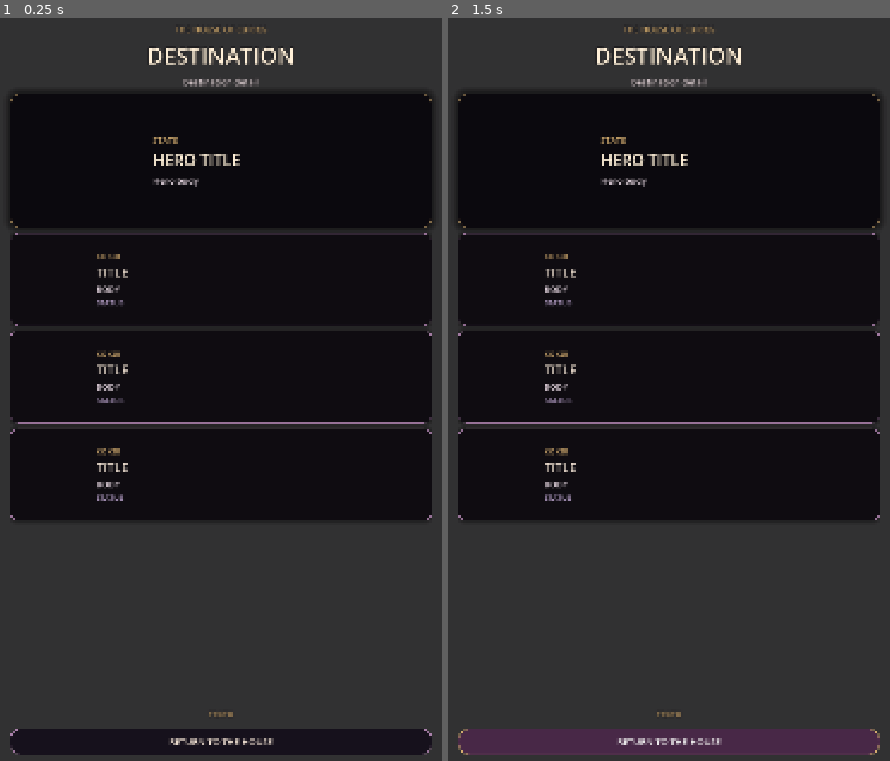
Above: before the commit, frames 1-2 (left to right).
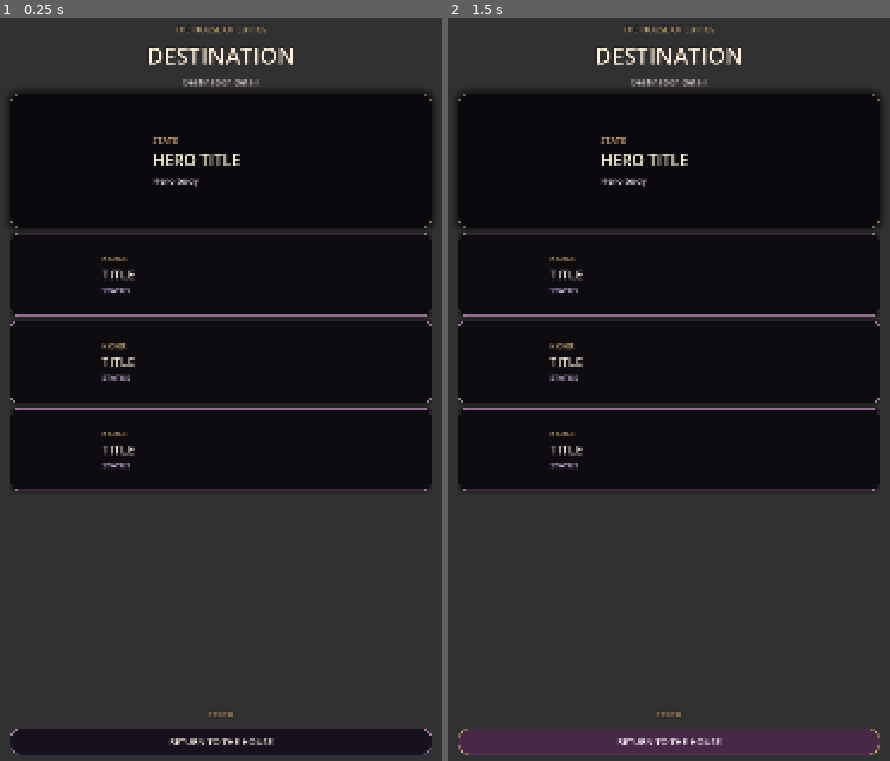
Above: after the commit, the same moments.

Repository: Jay-prodesign/akilta-match3
Game: Godot game, scene res://src/ui/meta/meta_destination_screen.tscn
The game is run twice, just before and just after one commit, with the same random seed, the same clock (stepped at 60 frames per second) and the same inputs. This scene is started directly instead of the project's main scene.
Inputs (mouse positions are in pixels of both pictures, inside the frame that each line leads up to):
- Up to frame 1 (0.25 s): no input
- Up to frame 2 (1.5 s): tap Enter at 0.5 s; move the mouse to (766, 367) at 0.52 s; click (766, 367) at 0.67 s; click "RETURN TO THE HOUSE" at 1.25 s

The runs differ from the first frame. In frame 1, 5.9% of the frame differs, in the area x 2-98%, y 31-68%; in frame 2, 5.9%.

Commit message:
Reduce secondary destination text density

Diff:
--- a/src/ui/meta/meta_destination_screen.tscn
+++ b/src/ui/meta/meta_destination_screen.tscn
@@ -337,7 +337,7 @@
 theme_override_constants/separation = 12
 
 [node name="Card1" type="PanelContainer" parent="FeatureLayout/CardScroll/Cards"]
-custom_minimum_size = Vector2(0, 222)
+custom_minimum_size = Vector2(0, 198)
 layout_mode = 2
 theme_override_styles/panel = SubResource("Card")
 
@@ -346,7 +346,7 @@
 theme_override_constants/separation = 18
 
 [node name="Art" type="TextureRect" parent="FeatureLayout/CardScroll/Cards/Card1/Row"]
-custom_minimum_size = Vector2(170, 170)
+custom_minimum_size = Vector2(185, 168)
 layout_mode = 2
 expand_mode = 1
 stretch_mode = 5
@@ -371,6 +371,7 @@
 text = "TITLE"
 
 [node name="Body" type="Label" parent="FeatureLayout/CardScroll/Cards/Card1/Row/Copy"]
+visible = false
 layout_mode = 2
 theme_override_colors/font_color = Color(0.90, 0.84, 0.88, 1)
 theme_override_colors/font_outline_color = Color(0.02, 0.014, 0.028, 0.96)
@@ -389,7 +390,7 @@
 autowrap_mode = 2
 
 [node name="Card2" type="PanelContainer" parent="FeatureLayout/CardScroll/Cards"]
-custom_minimum_size = Vector2(0, 222)
+custom_minimum_size = Vector2(0, 198)
 layout_mode = 2
 theme_override_styles/panel = SubResource("Card")
 
@@ -398,7 +399,7 @@
 theme_override_constants/separation = 18
 
 [node name="Art" type="TextureRect" parent="FeatureLayout/CardScroll/Cards/Card2/Row"]
-custom_minimum_size = Vector2(170, 170)
+custom_minimum_size = Vector2(185, 168)
 layout_mode = 2
 expand_mode = 1
 stretch_mode = 5
@@ -423,6 +424,7 @@
 text = "TITLE"
 
 [node name="Body" type="Label" parent="FeatureLayout/CardScroll/Cards/Card2/Row/Copy"]
+visible = false
 layout_mode = 2
 theme_override_colors/font_color = Color(0.90, 0.84, 0.88, 1)
 theme_override_colors/font_outline_color = Color(0.02, 0.014, 0.028, 0.96)
@@ -441,7 +443,7 @@
 autowrap_mode = 2
 
 [node name="Card3" type="PanelContainer" parent="FeatureLayout/CardScroll/Cards"]
-custom_minimum_size = Vector2(0, 222)
+custom_minimum_size = Vector2(0, 198)
 layout_mode = 2
 theme_override_styles/panel = SubResource("Card")
 
@@ -450,7 +452,7 @@
 theme_override_constants/separation = 18
 
 [node name="Art" type="TextureRect" parent="FeatureLayout/CardScroll/Cards/Card3/Row"]
-custom_minimum_size = Vector2(170, 170)
+custom_minimum_size = Vector2(185, 168)
 layout_mode = 2
 expand_mode = 1
 stretch_mode = 5
@@ -475,6 +477,7 @@
 text = "TITLE"
 
 [node name="Body" type="Label" parent="FeatureLayout/CardScroll/Cards/Card3/Row/Copy"]
+visible = false
 layout_mode = 2
 theme_override_colors/font_color = Color(0.90, 0.84, 0.88, 1)
 theme_override_colors/font_outline_color = Color(0.02, 0.014, 0.028, 0.96)
@@ -494,7 +497,7 @@
 
 [node name="SaveHealthCard" type="PanelContainer" parent="FeatureLayout"]
 visible = false
-custom_minimum_size = Vector2(0, 250)
+custom_minimum_size = Vector2(0, 194)
 layout_mode = 2
 theme_override_styles/panel = SubResource("Card")
 
@@ -519,7 +522,7 @@
 [node name="LocalSaveDetail" type="Label" parent="FeatureLayout/SaveHealthCard/SaveHealthContent"]
 layout_mode = 2
 theme_override_colors/font_color = Color(0.90, 0.84, 0.88, 1)
-theme_override_font_sizes/font_size = 21
+theme_override_font_sizes/font_size = 18
 text = "Progress is stored on this device."
 horizontal_alignment = 1
 autowrap_mode = 2
@@ -527,7 +530,7 @@
 [node name="CloudSyncStatus" type="Label" parent="FeatureLayout/SaveHealthCard/SaveHealthContent"]
 layout_mode = 2
 theme_override_colors/font_color = Color(0.82, 0.72, 0.90, 1)
-theme_override_font_sizes/font_size = 20
+theme_override_font_sizes/font_size = 18
 text = "CLOUD SYNC · NOT CONNECTED"
 horizontal_alignment = 1
 
